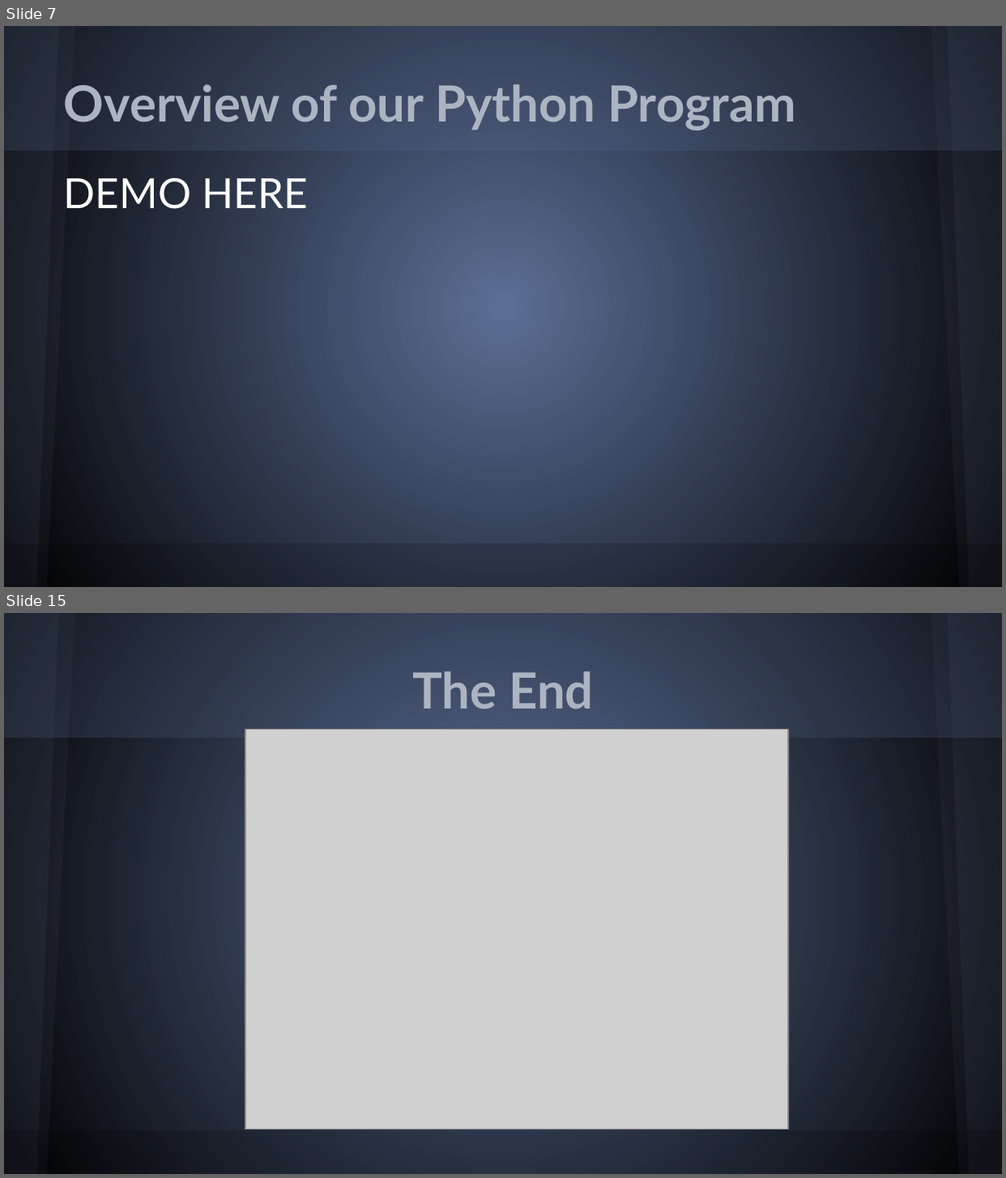
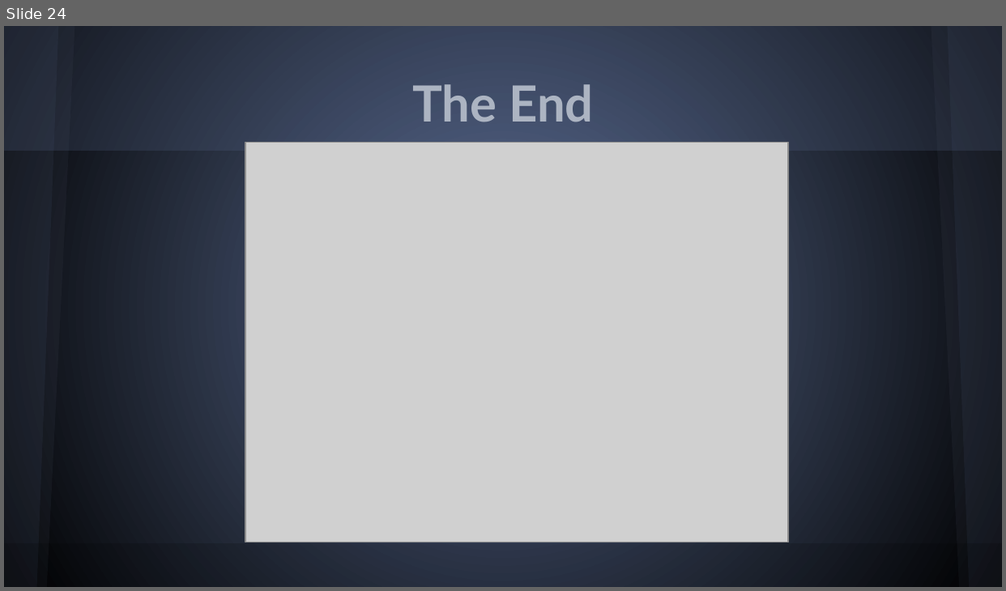
Before and after one commit to PGSSCompBio14/Stochastic-Simulator-Project, a slide deck: powerpoint/BOSSppt.pptx. Shown one above the other, each under a label of ours: slides 7 and 15 before the commit, slide 24 after it; the slides between them are not shown. The pictures are 1006x1178 and 1006x591 pixels, drawn with LibreOffice and Linux fonts; fonts in the diff are those of the drawing; grey boxes stand for pictures. Boxes give left, top, right and bottom in pixels: in the first picture for what was removed or moved away, otherwise in the second. Text is boxed around its words. In the diff, an @@ line names an element or a change of style, - is before the commit and + after.

```diff
--- a/powerpoint/BOSSppt.pptx
+++ b/powerpoint/BOSSppt.pptx
@@ slide 7 removed at (4, 26, 1002, 587), background gradient #5C6E95 to #000000; not listed: 6 template elements that a slide beside it also shows @@
@@ title removed at (64, 84, 796, 130) @@
-Overview of our Python Program
@@ text removed at (64, 178, 308, 209) @@
-DEMO HERE
@@ what was slide 15 is now slide 24 @@
```
Also in this commit, not shown: 7 slides changed, 16 slides added, 6 other slides removed.
